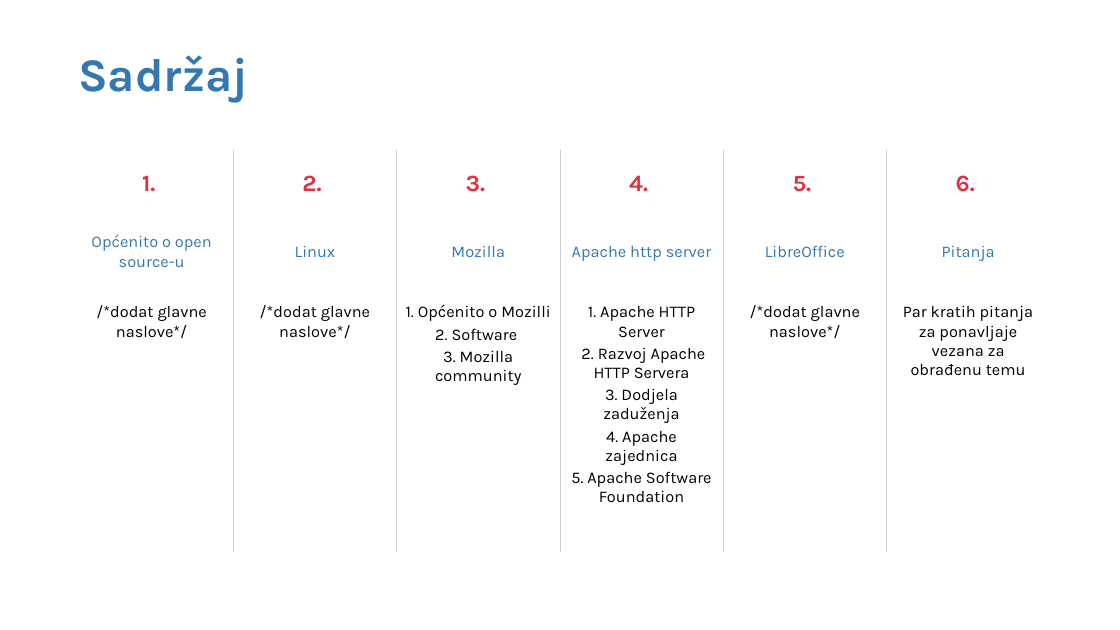
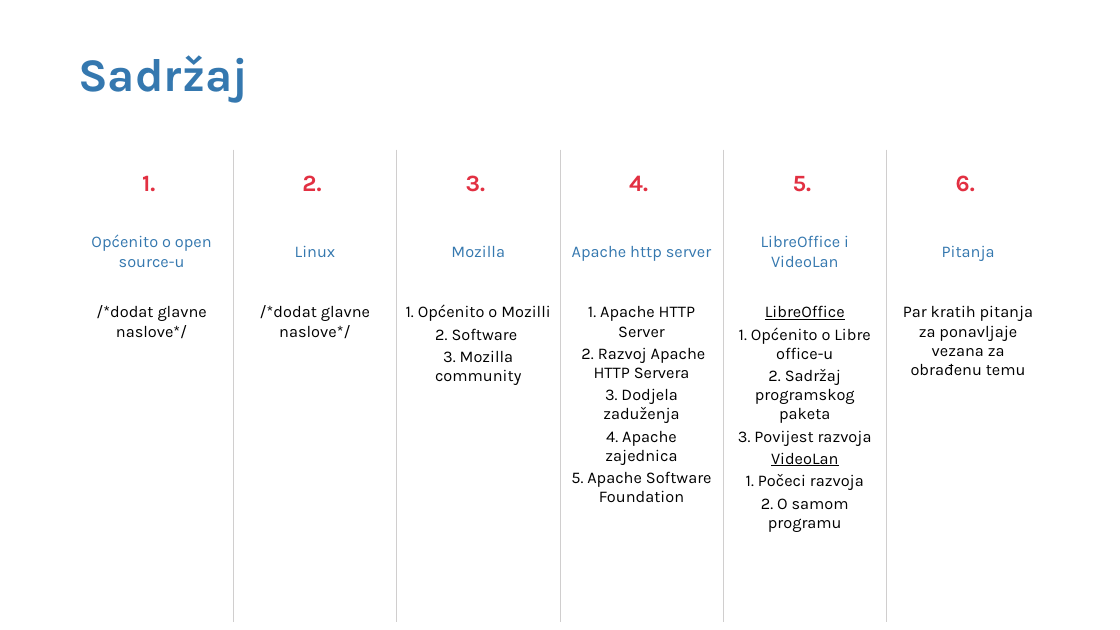
Before and after one commit to CvetkovskiIvor/ProgramskoInzenjerstvoSeminar, a slide deck: slide 2 of Open Source Prezentacija.pptx. Drawn at 1120x630 pixels with LibreOffice and Linux fonts; fonts in the diff are those of the drawing; background and template pictures are left out. Boxes give left, top, right and bottom in pixels: in the first picture for what was removed or moved away, otherwise in the second. Text is boxed around its words. In the diff, an @@ line names an element or a change of style, - is before the commit and + after.

```diff
--- a/Open Source Prezentacija.pptx
+++ b/Open Source Prezentacija.pptx
@@ table at [70,150,1048,630] @@
-row 2, column 5: LibreOffice
+row 2, column 5: LibreOffice i VideoLan
-row 3, column 5: /*dodat glavne naslove*/
+row 3, column 5: LibreOffice / 1. Općenito o Libre office-u / 2. Sadržaj programskog paketa / 3. Povijest razvoja / VideoLan / 1. Počeci razvoja / 2. O samom programu
```
Also in this commit, not shown: 7 slides added.
